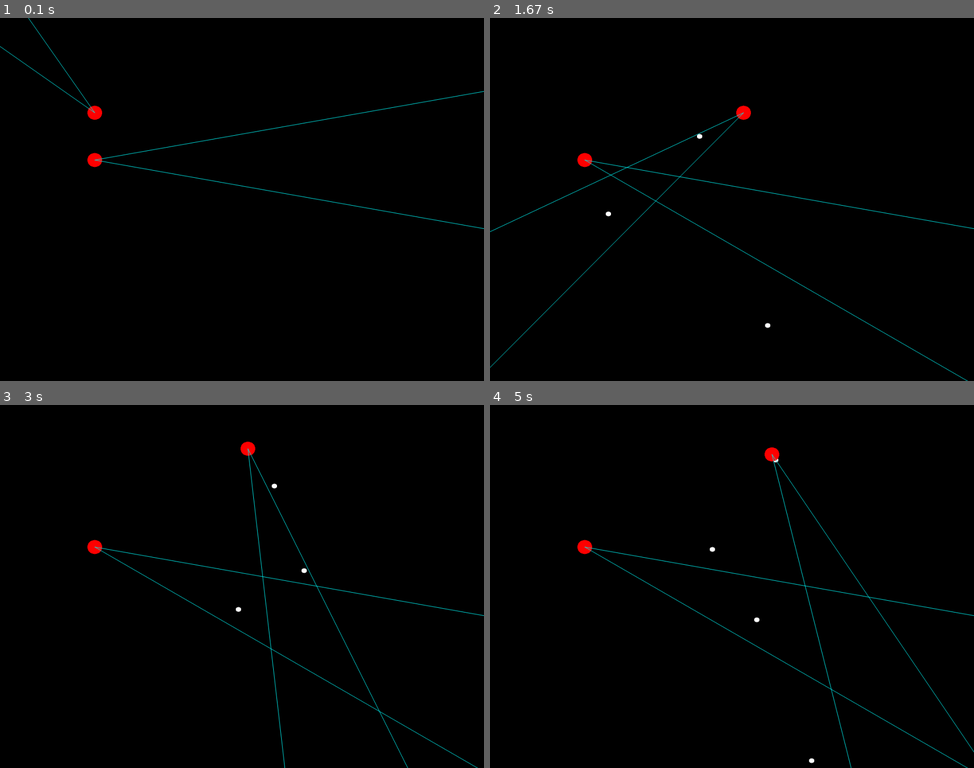
Above: before the commit, frames 1-4 (two rows, left to right).
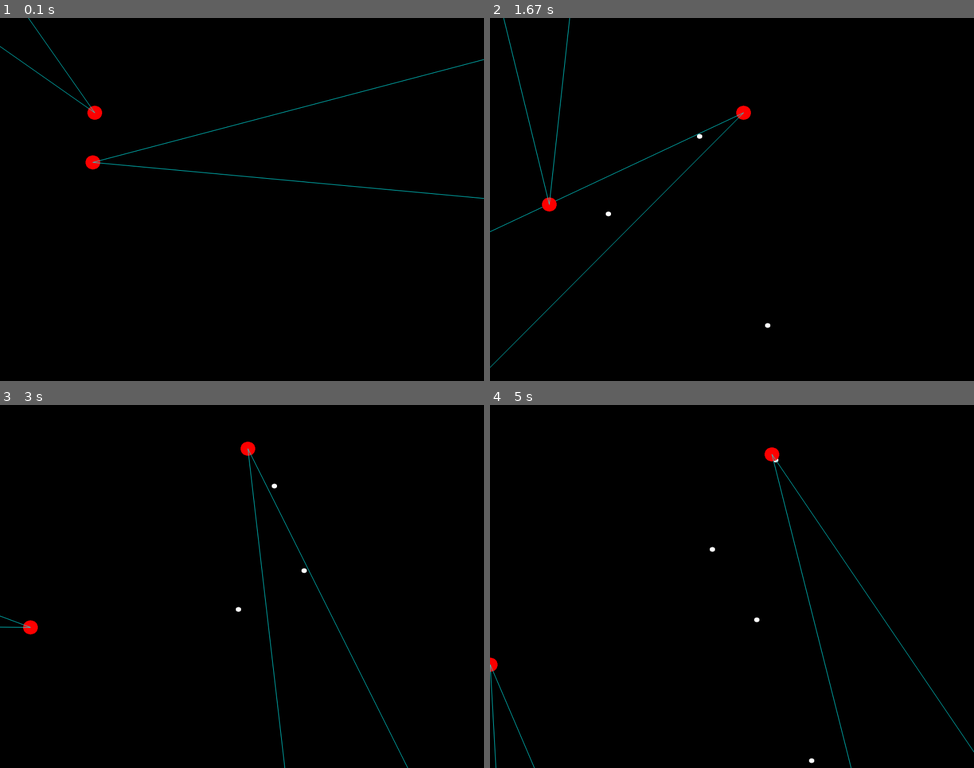
Above: after the commit, the same moments.

Repository: sattfatt/Simple-AI
Game: pygame game, started from pygame1/test.py
The game is run twice, just before and just after one commit, with the same random seed, the same clock (stepped at 60 frames per second) and the same inputs. The source before the commit is Python 2; it was converted automatically to run under Python 3.
Inputs (mouse positions are in pixels of both pictures, inside the frame that each line leads up to):
- Up to frame 1 (0.1 s): no input
- Up to frame 2 (1.67 s): hold L 0.33-0.8 s; hold D 0.33-0.8 s; move the mouse to (712, 214) at 0.37 s; tap Space at 0.83, 1.23, 1.53 s; hold D 1.17-1.63 s; move the mouse to (615, 203) at 1.2 s
- Up to frame 3 (3 s): hold W 1.67-1.97 s; move the mouse to (91, 532) at 1.7 s; tap Space at 1.73, 2.07, 2.37, 2.57, 2.87 s; hold D 2-2.47 s; move the mouse to (314, 459) at 2.03 s; hold A from 2.5 s (still down); move the mouse to (300, 619) at 2.53 s
- Up to frame 4 (5 s): release A at 3.03 s; hold S 3.07-3.37 s; move the mouse to (741, 463) at 3.1 s; tap Space at 3.13, 3.47, 3.77, 3.9, 4.3, 4.6, 4.97 s; hold A 3.4-3.8 s; move the mouse to (557, 575) at 3.43 s; hold W 3.83-4.2 s; move the mouse to (736, 622) at 3.87 s; hold D 4.23-4.87 s; move the mouse to (717, 524) at 4.27 s; hold S from 4.9 s (still down); move the mouse to (857, 644) at 4.93 s

The runs differ from the first frame. In frame 1, 1.0% of the frame differs, in the area x 17-100%, y 11-59%; in frame 2, 0.9%; in frame 3, 0.7%; in frame 4, 0.8%.

Commit message:
added neural net

Diff:
--- a/pygame1/test.py
+++ b/pygame1/test.py
@@ -76,6 +76,8 @@
 
         self.pos = np.asarray(pos)
 
+        self.truepos = self.pos.astype(float)
+
         self.dir = dir
 
         self.cursorangle = 0
@@ -108,10 +110,11 @@
 
     def updatePos(self, dpos):
 
-        pos = (self.pos + np.round(dpos)).astype(int)
+        pos = np.round(self.truepos + dpos).astype(int)
 
         if DISPLAYRECT.collidepoint(pos[0], pos[1]):
             self.pos = pos
+            self.truepos += dpos
             # pygame.gfxdraw.filled_circle(self.SURFACE, pos[0], pos[1], self.size, self.color)
 
     def updateProjectile(self):
@@ -132,8 +135,8 @@
                          self.wedgeMag * math.sin(pov / 2 + dir) + self.pos[1])
         endpointlower = (self.wedgeMag * math.cos(-(pov / 2) + dir) + self.pos[0],
                          self.wedgeMag * math.sin(-(pov / 2) + dir) + self.pos[1])
-        pygame.draw.aaline(DISPLAYSURF, CYAN, self.pos, (endpointupper[0], endpointupper[1]))
-        pygame.draw.aaline(DISPLAYSURF, CYAN, self.pos, (endpointlower[0], endpointlower[1]))
+        pygame.draw.aaline(DISPLAYSURF, CYAN, self.pos, (endpointupper[0], endpointupper[1]),1)
+        pygame.draw.aaline(DISPLAYSURF, CYAN, self.pos, (endpointlower[0], endpointlower[1]),1)
 
     def updateHitbox(self):
         self.hitbox = pygame.Rect(self.pos[0] - self.size, self.pos[1] - self.size, self.size * 2, self.size * 2)
@@ -160,11 +163,11 @@
         arg = math.degrees(argument) + (360*math.floor(self.dir/360))
         #print(arg)
         if (self.dir + self.pov/2) >= arg >= (self.dir - self.pov/2) and projectile.owner != self.owner:
-            return projectile.owner
+            return True
 
     def control(self, controlframe):
         ''' Based on the control frame input, the entity will be moved and/or rotated '''
-        self.pos += controlframe.deltaDirection
+        self.updatePos(controlframe.deltaDirection)
         self.dir += controlframe.deltaHeading
 
 
@@ -183,21 +186,55 @@
         return True
 
 
-class NNGA(ControlFrame):
+class NN(ControlFrame):
     ''' NN with weights chosen by GA'''
     def __init__(self, owner):
         ControlFrame.__init__(self, owner)
+        # initialize weights and biases with gaussian N(0,1) random values
+        self.w1 = np.array(np.random.randn(3, 4))
+        self.b1 = np.array(np.random.randn(3))
+        self.w2 = np.array(np.random.randn(3, 3))
+        self.b2 = np.array(np.random.randn(3))
+        self.w3 = np.array(np.random.randn(4, 3))
+        self.b3 = np.array(np.random.randn(4))
+
+    def out(self, input):
+        # output
+        # -              -
+        # |   delta X    |
+        # |   delta Y    |
+        # | delta Angle  |
+        # | Fire boolean |
+        # -              -
+        #
+        layer1Out = np.tanh(self.w1 @ np.asarray(input) + self.b1)
+
+        layer2Out = np.tanh(self.w2 @ np.asarray(layer1Out) + self.b2)
+
+        preIndicator = (self.w3 @ layer2Out) + self.b3
+
+        finalLayerOut = (np.tanh(preIndicator[0]),
+                                 np.tanh(preIndicator[1]),
+                                 np.tanh(preIndicator[2]),
+                                 np.piecewise(preIndicator[3], [preIndicator[3] < 0, preIndicator[3] >= 0], [0, 1]))
+
+        ControlFrame.deltaDirection = (finalLayerOut[0], finalLayerOut[1])
+        ControlFrame.deltaHeading = finalLayerOut[2]
+        ControlFrame.fire = finalLayerOut[3]
+
+        return ControlFrame
+
+    def updateWeights(self, weights):
         pass
 
-    def updateWeights(self, results, ):
-        pass
-
 
 
 
 # ------------- #
 #      main     #
 # ------------- #
+
+testNN = NN('bob')
 
 bob = Entity((200, 200), 0, 15, RED, DISPLAYSURF, 'bob')
 joe = Entity((200, 300), 0, 15, RED, DISPLAYSURF, 'joe')
@@ -211,9 +248,10 @@
 
 hold = False
 
-counter = 0
+
 
 while True:
+    counter = 0
     DISPLAYSURF.fill(BLACK)
 
     # movement
@@ -251,10 +289,7 @@
                 projectiles.append(
                     Entity((entities[0].pos[0], entities[0].pos[1]), angle, 5, WHITE, DISPLAYSURF, entities[0].owner))
             if event.key == K_l:
-                testframe = ControlFrame('bob')
-                testframe.deltaHeading = 20
-                testframe.deltaDirection = (0, 0)
-                joe.control(testframe)
+                pass
 
     # projectile handling
     if projectiles:
@@ -271,10 +306,10 @@
                 temp = entity.inWedge(proj)
                 if temp:
                     counter += 1
-                    print counter
-                    print('checking: ' + entity.owner)
-                    print(temp + '\'s projectile is in ' + entity.owner + '\'s FOV')
-                    # projectiles[:] = [x for x in projectiles if not bob.collisionDetection(proj)]
+                    #----DEBUG----#
+                    #print counter
+                    #print('checking: ' + entity.owner)
+                    #print(temp + '\'s projectile is in ' + entity.owner + '\'s FOV')
 
         # remove projectile from list if remove condition is met.
         projectiles[:] = [x for x in projectiles if removeCondition(x)]
@@ -286,7 +321,12 @@
             entity.draw()
             entity.drawWedge()
         entities[:] = [x for x in entities if not x.health == 0]
-    # bob.drawWedge(math.radians(20))
+
+    input = (joe.pos[0],joe.pos[1],joe.dir,counter)
+    #print(input)
+    testmove = testNN.out(input)
+    print(str(testmove.deltaDirection) + " " + str(testmove.deltaHeading) + " " + str(testmove.fire))
+    joe.control(testmove)
 
     pygame.display.update()
     fpsClock.tick(FPS)
